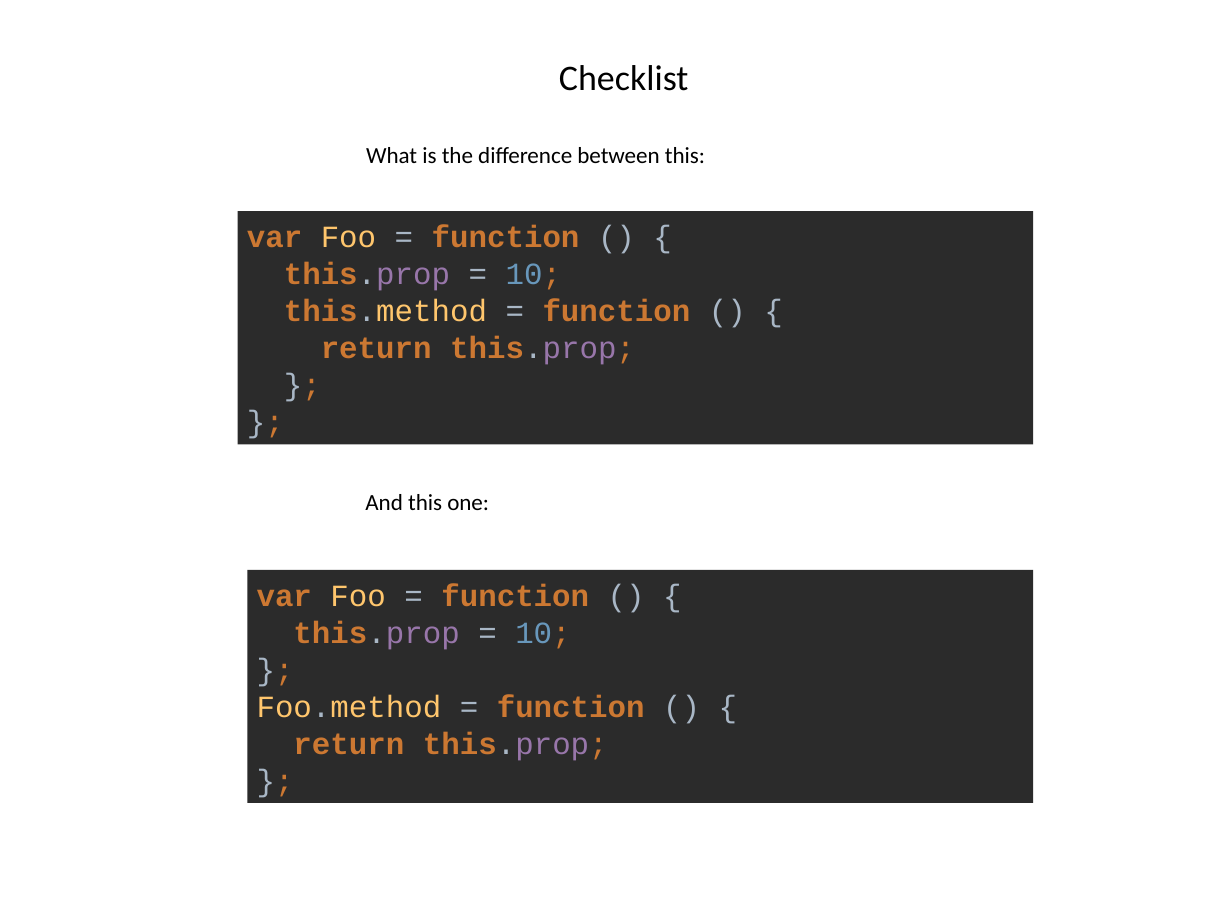
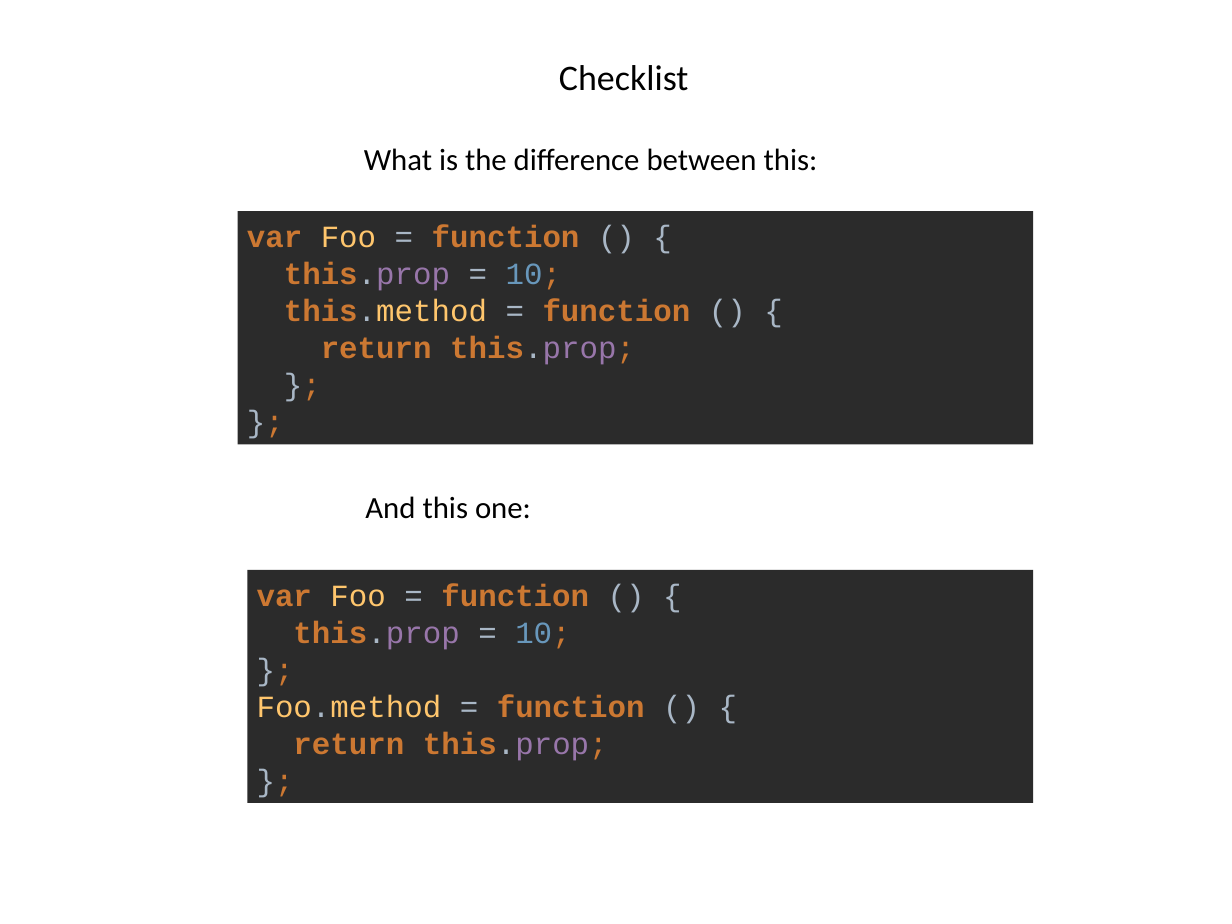
Before and after one commit to dzmitry-varabei/front-end-course, a slide deck: slide 25 of inheritance-in-javascript/Inheritance.pptx. Drawn at 1232x924 pixels with LibreOffice and Linux fonts; fonts in the diff are those of the drawing. Boxes give left, top, right and bottom in pixels: in the first picture for what was removed or moved away, otherwise in the second. Text is boxed around its words. In the diff, an @@ line names an element or a change of style, - is before the commit and + after.

```diff
--- a/inheritance-in-javascript/Inheritance.pptx
+++ b/inheritance-in-javascript/Inheritance.pptx
@@ text "What is the difference between ..." at (364, 148, 818, 171): size 13.5 to 18 pt @@
@@ text "And this one:" at (365, 496, 531, 519): size 13.5 to 18 pt @@
```
Also in this commit, not shown: 13 other slides changed.
